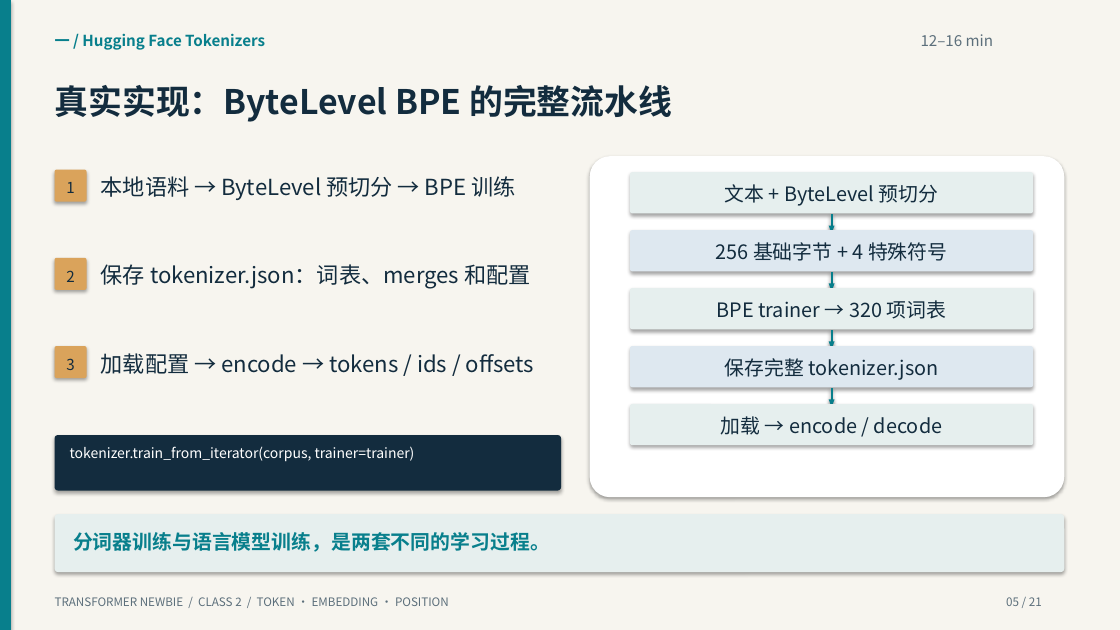
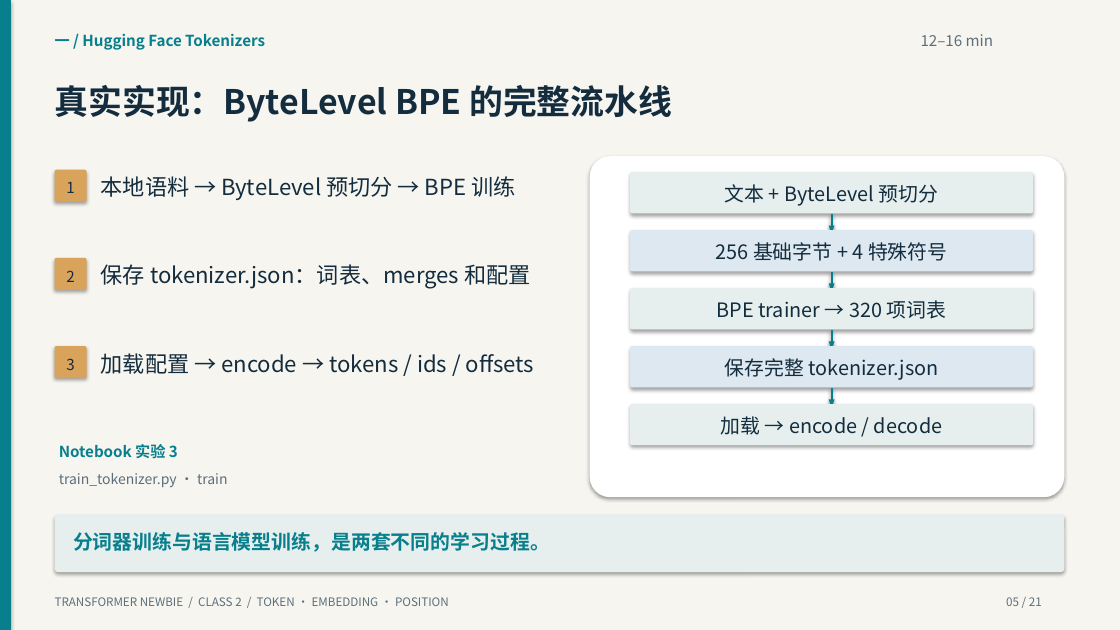
Before and after one commit to yangzy723/Transformer-Newbie, a slide deck: slide 5 of class2/class2_tokens_embeddings_positions.pptx. Drawn at 1120x630 pixels with LibreOffice and Linux fonts; fonts in the diff are those of the drawing. Boxes give left, top, right and bottom in pixels: in the first picture for what was removed or moved away, otherwise in the second. Text is boxed around its words. In the diff, an @@ line names an element or a change of style, - is before the commit and + after.

```diff
--- a/class2/class2_tokens_embeddings_positions.pptx
+++ b/class2/class2_tokens_embeddings_positions.pptx
@@ text at <box>59,444,178,458</box>: text added @@
+Notebook 实验 3
@@ text "Notebook 实验 3": place and size @@
-text "Notebook 实验 3" at <box>55,435,561,491</box>
+text "Notebook 实验 3" at <box>59,444,178,458</box>
@@ text "Notebook 实验 3" at <box>59,444,178,458</box>: fill #132C3E to none; shadow off @@
@@ text at <box>59,473,228,487</box>: text changed; text colour #FFFFFF to #5C6F7B @@
-tokenizer.train_from_iterator(corpus, trainer=trainer)
+train_tokenizer.py · train
```
Also in this commit, not shown: 17 other slides changed, 41 other files.
